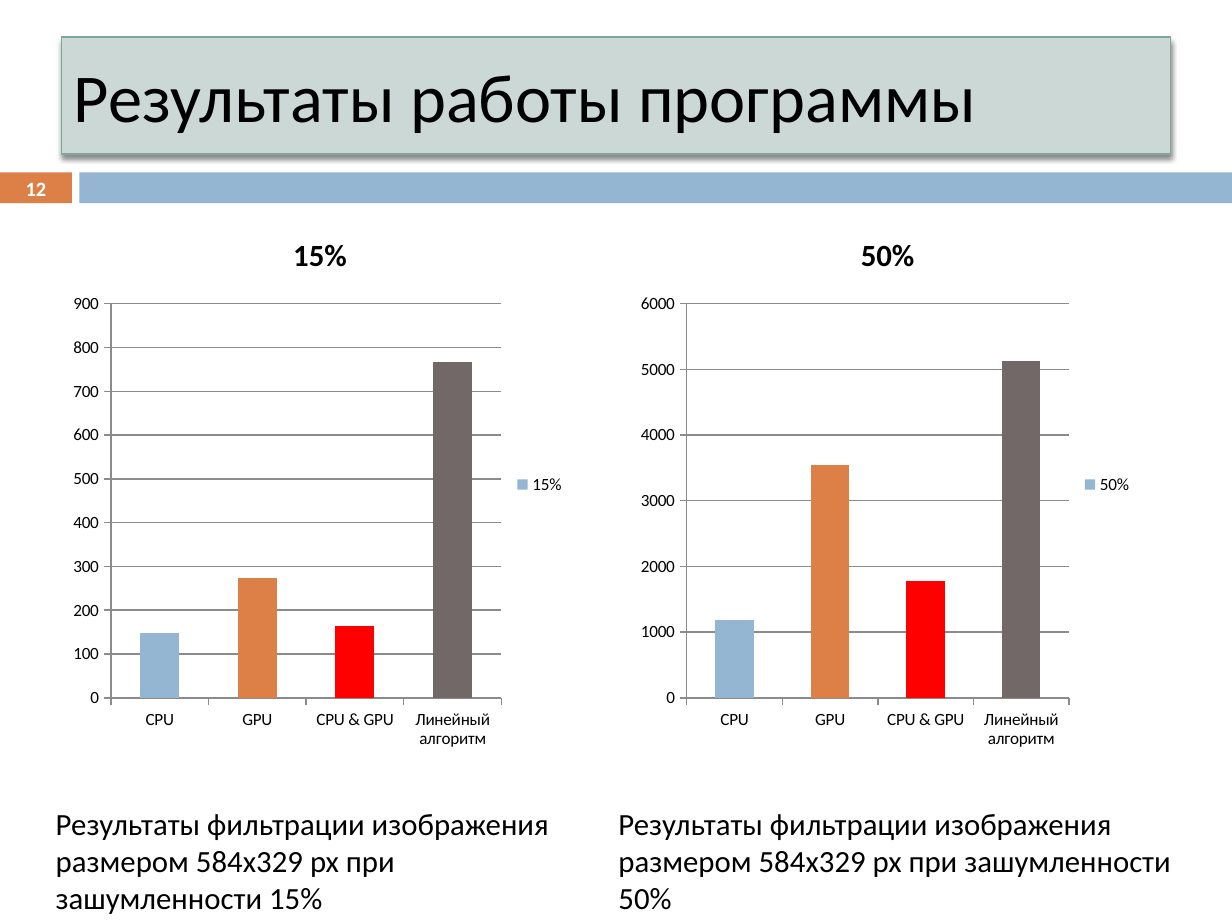
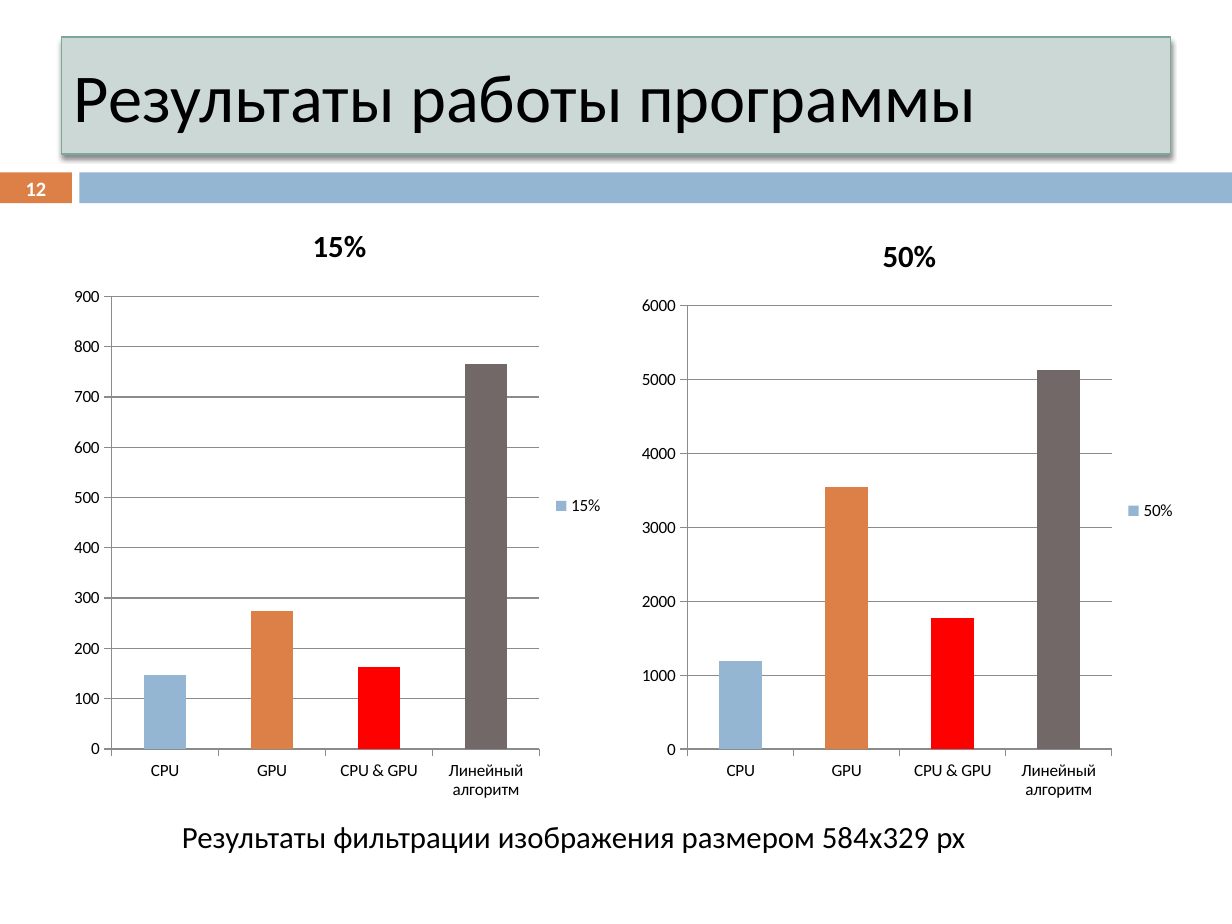
Before and after one commit to ustadenis/OpenCLImageFilter, a slide deck: slide 12 of Diplom/Презентация.pptx. Drawn at 1232x924 pixels with LibreOffice and Linux fonts; fonts in the diff are those of the drawing. Boxes give left, top, right and bottom in pixels: in the first picture for what was removed or moved away, otherwise in the second. Text is boxed around its words. In the diff, an @@ line names an element or a change of style, - is before the commit and + after.

```diff
--- a/Diplom/Презентация.pptx
+++ b/Diplom/Презентация.pptx
@@ column chart: place and size @@
-column chart at <box>63,209,577,759</box>
+column chart at <box>63,200,616,812</box>
@@ column chart: place and size @@
-column chart at <box>631,209,1145,759</box>
+column chart at <box>631,209,1189,812</box>
@@ text at <box>182,827,965,853</box>: text changed @@
-Результаты фильтрации изображения размером 584x329 px при зашумленности 15%
+Результаты фильтрации изображения размером 584x329 px
@@ text removed at <box>618,814,1170,910</box> @@
-Результаты фильтрации изображения размером 584x329 px при зашумленности 50%
```
Also in this commit, not shown: 1 other slide changed.
